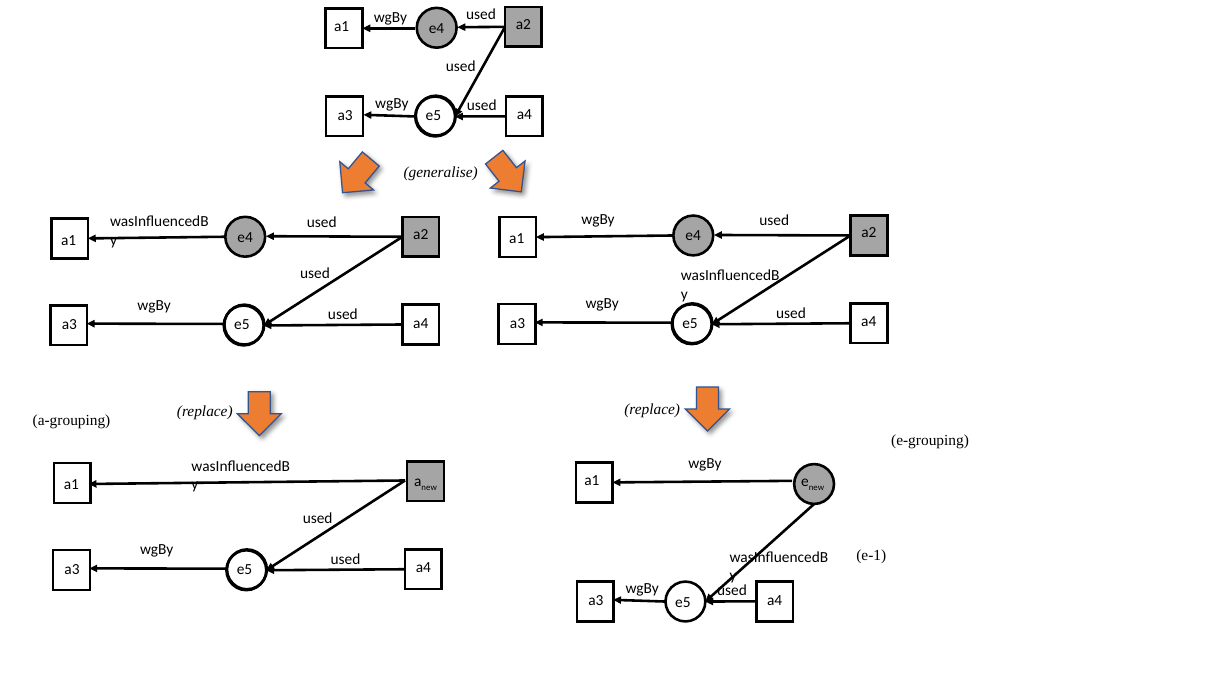
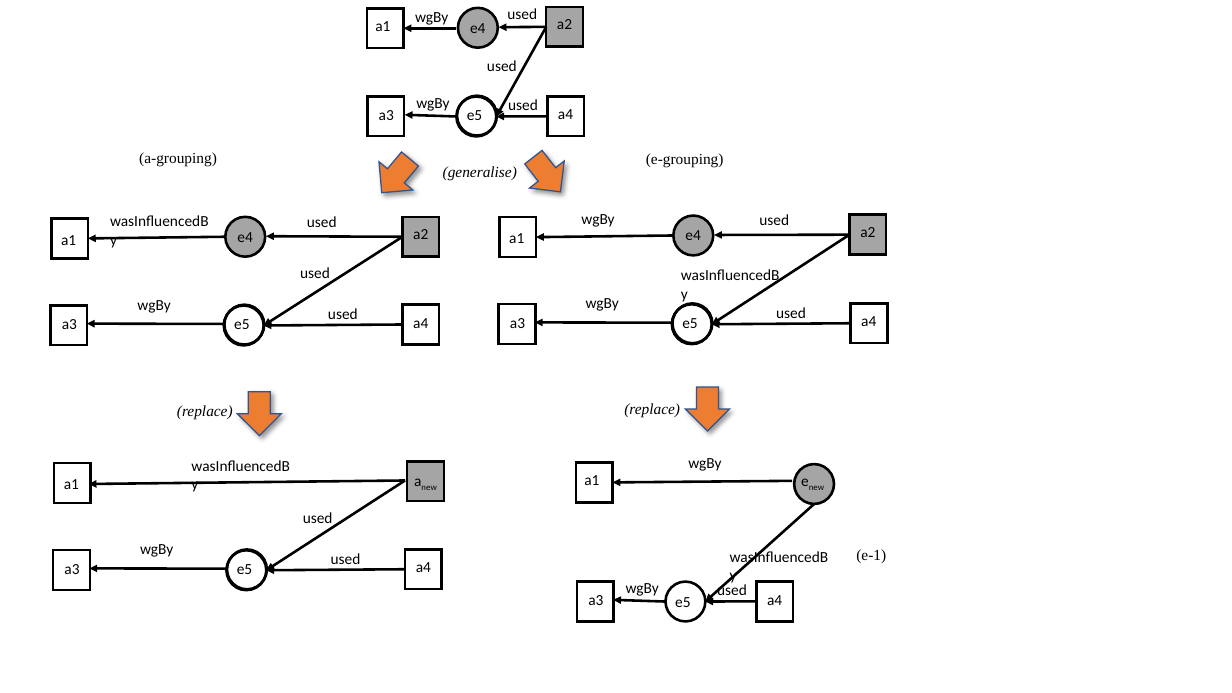
Before and after one commit to PaoloMissier/CEM-DIT, a slide deck: slide 1 of FGCS-2019/wasInfluencedBy-example.pptx. Drawn at 1232x693 pixels with LibreOffice and Linux fonts; fonts in the diff are those of the drawing. Boxes give left, top, right and bottom in pixels: in the first picture for what was removed or moved away, otherwise in the second. Text is boxed around its words. In the diff, an @@ line names an element or a change of style, - is before the commit and + after.

```diff
--- a/FGCS-2019/wasInfluencedBy-example.pptx
+++ b/FGCS-2019/wasInfluencedBy-example.pptx
@@ 12 texts, 5 arrows, 4 rectangles, 3 ellipses, 2 right arrows: place and size @@
-12 texts, 5 arrows, 4 rectangles, 3 ellipses, 2 right arrows at [326, 6, 543, 207]
+12 texts, 5 arrows, 4 rectangles, 3 ellipses, 2 right arrows at [365, 6, 584, 207]
@@ text "(a-grouping)": place and size @@
-text "(a-grouping)" at [33, 414, 111, 429]
+text "(a-grouping)" at [139, 152, 217, 167]
@@ text "(e-grouping)": place and size @@
-text "(e-grouping)" at [891, 434, 969, 449]
+text "(e-grouping)" at [646, 153, 724, 168]
```
Also in this commit, not shown: 8 other files.
